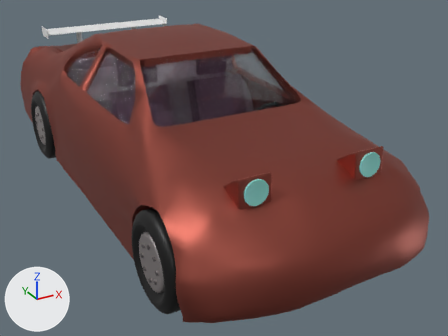
One commit to the Blender file Cars simulator/Assets/Models/car.blend: the scene before it, then after it.
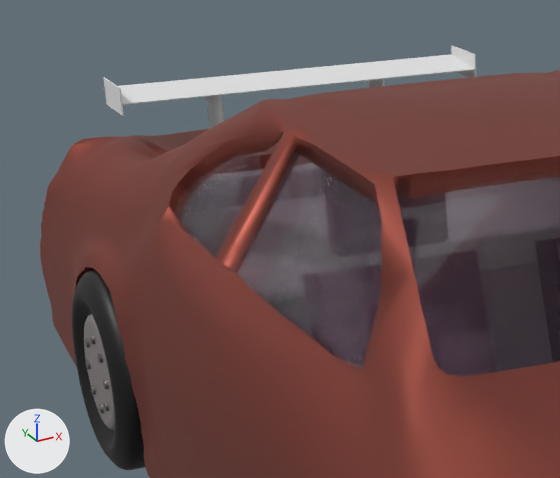
The first picture shows the older version from a camera (50 mm lens) standing at (-1.8, -3.85, 1.47) and looking at (0.17, -0.26, -0.33). The close-ups show both versions on the part from 2% to 44% of the width and 0% to 48% of the height of that picture; other places that the commit changed are outside them. Every picture has the same lights, and +X, +Y and +Z are marked at lower left.
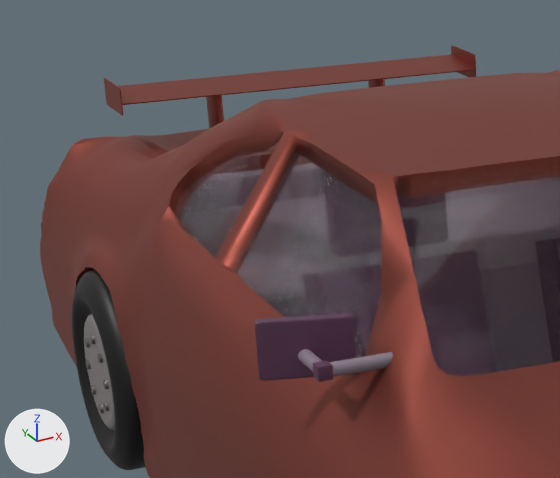
Changed parts and their boxes (x1, y1, x2, y2) in the close-ups (560 x 478 px):
'Cube.024', recoloured (white to brown): (118, 54, 475, 105) in both
'Cube.030', added (purple): after (254, 313, 356, 381)
'Cylinder.061', added: after (330, 352, 393, 377)
'Cylinder.055', recoloured (grey to brown): (206, 95, 224, 129) in both
'Cube.029', added: after (312, 360, 333, 382)
'Cylinder.059', added: after (298, 349, 322, 372)
part 1 of me_cube_026, built on: before (103, 77, 124, 116); after (104, 78, 124, 115)
part 2 of me_cube_027, built on: before (451, 45, 476, 77); after (451, 46, 476, 77)

Diff of the bpy script that builds the scene:
```diff
--- a/Cars simulator/Assets/Models/car.blend.py
+++ b/Cars simulator/Assets/Models/car.blend.py
@@ me_cylinder_056 @@
 me_cylinder_056.from_pydata(...)  # 64 vertices, 34 faces; spans x -1.0..1.0, y -1.01..1.0, z -1.0..1.05
+me_cylinder_056.materials.append(mat_material_001)  # brown #9d5348
@@ me_cube @@
 me_cube.from_pydata(...)  # 8 vertices, 6 faces; spans x -1.0..1.0, y -1.0..1.0, z -1.0..1.0
+me_cube.materials.append(mat_material_001)  # brown #9d5348
@@ me_cube_026 @@
 # used by ob_cube_025; location = (-0.555, 1.636, 0.377); scale = (0.0018, 0.0925, 0.0397)
-me_cube_026.from_pydata(...)  # 8 vertices, 6 faces; spans x -1.0..1.0, y -1.0..1.0, z -1.0..1.0
+me_cube_026.from_pydata(...)  # 56 vertices, 54 faces; spans x -1.0..1.0, y -1.0..1.0, z -1.0..1.0
+# me_cube_026 part 1: 8 vertices removed from x -1.0..1.0, y -1.0..1.0, z -1.0..1.0; 56 vertices added at x -1.0..1.0, y -1.0..1.0, z -1.0..1.0
+me_cube_026.materials.append(mat_material_001)  # brown #9d5348
@@ me_cube_027 @@
 # used by ob_cube_026; location = (0.555, 1.636, 0.377); scale = (0.0018, 0.0925, 0.0397)
-me_cube_027.from_pydata(...)  # 8 vertices, 6 faces; spans x -1.0..1.0, y -1.0..1.0, z -1.0..1.0
+me_cube_027.from_pydata(...)  # 56 vertices, 54 faces; spans x -1.0..1.0, y -1.0..1.0, z -1.0..1.0
+# me_cube_027 part 2: 8 vertices removed from x -1.0..1.0, y -1.0..1.0, z -1.0..1.0; 56 vertices added at x -1.0..1.0, y -1.0..1.0, z -1.0..1.0
+# me_cube_027 part 3: the surface is now shaded smooth
+me_cube_027.materials.append(mat_material_001)  # brown #9d5348
@@ me_cube_033 @@
+me_cube_033.from_pydata(...)  # 100 vertices, 102 faces; spans x -1.0..1.0, y -1.0..1.0, z -1.0..1.0
+me_cube_033.polygons.foreach_set('use_smooth', [True] * 102)
+me_cube_033.materials.append(mat_material_043)  # dark purple #5b3652
@@ me_cube_032 @@
+me_cube_032.from_pydata(...)  # 96 vertices, 98 faces; spans x -1.0..1.0, y -1.0..1.0, z -1.0..1.0
+me_cube_032.polygons.foreach_set('use_smooth', [True] * 98)
+me_cube_032.materials.append(mat_material_043)  # dark purple #5b3652
@@ me_cylinder_063 @@
+me_cylinder_063.from_pydata(...)  # 96 vertices, 66 faces; spans x -1.0..1.0, y -1.0..1.0, z -1.0..9.13
+me_cylinder_063.polygons.foreach_set('use_smooth', [True] * 66)
+me_cylinder_063.materials.append(mat_material_040)  # grey #8c7d8b
@@ ob_cube_030 @@
+ob_cube_030 = bpy.data.objects.new('Cube.030', me_cube_033)
+ob_cube_030.location = (-0.707, -0.449, 0.262)
+ob_cube_030.rotation_euler = (0.0, 0.0, -0.292)  # degrees (0, 0, -17)
+ob_cube_030.scale = (0.0969, -0.0124, 0.0611)
@@ ob_cube_029 @@
+ob_cube_029 = bpy.data.objects.new('Cube.029', me_cube_032)
+ob_cube_029.location = (-0.713, -0.561, 0.247)
+ob_cube_029.scale = (0.0154, 0.0154, 0.0154)
@@ ob_cylinder_061 @@
+ob_cylinder_061 = bpy.data.objects.new('Cylinder.061', me_cylinder_063)
+ob_cylinder_061.location = (-0.698, -0.561, 0.247)
+ob_cylinder_061.rotation_euler = (0.0, 1.571, 0.0)  # degrees (0, 90, 0)
+ob_cylinder_061.scale = (0.0146, 0.0146, 0.0146)
@@ ob_cylinder_059 @@
+ob_cylinder_059 = bpy.data.objects.new('Cylinder.059', me_cylinder_063.copy())
+ob_cylinder_059.location = (-0.713, -0.561, 0.247)
+ob_cylinder_059.rotation_euler = (-1.571, 1.571, 0.0)  # degrees (-90, 90, 0)
+ob_cylinder_059.scale = (0.0146, 0.0146, 0.0118)
```
